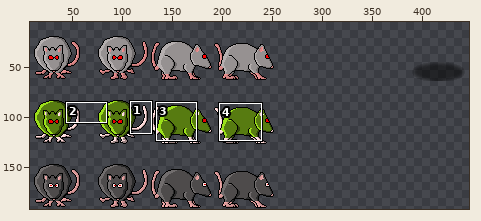
Two versions of one sprite sheet, media/rat.png. The first picture is a wide view before the edit; the outline marks the close-up.
Close-up. Before the commit:
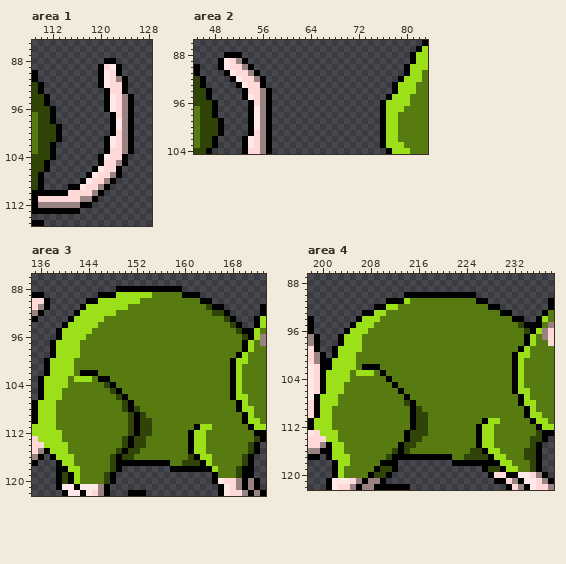
The file is 576x192 pixels. Pixels under 10% opacity are left out. Colours within 5 levels of each other are drawn and written as one. Shown: area 1: x 109..128, y 85..115; area 2: x 45..83, y 86..104; area 3: x 135..173, y 86..122; area 4: x 198..238, y 87..122. The wide view leaves out empty margins. The commit also changed other parts of the picture, which this record leaves out.
Now the later version:
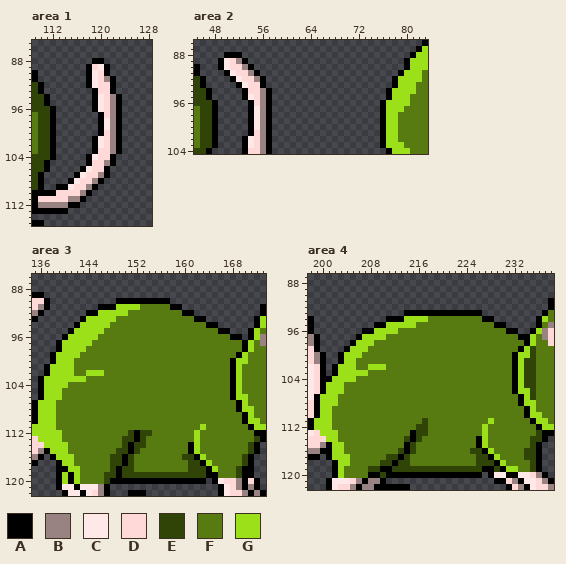
Palette (. is transparent): A #000000  B #998282  C #ffe8e8  D #ffd8d8  E #304408  F #577b11  G #9ce01a
Difference:
Changed rows in their new state; - is an unchanged pixel.
Area 1:
first column x 112:
 88 -------AA..---
 89 ------ADCA..--
 90 ------ACDA..--
 91 ------ACDBA..-
 92 ------ACDDA..-
 93 -------ADDA..-
 94 -------ACDBA..
 95 -------ACDBA..
 96 -------ACDBA..
 97 --------ADBA..
 98 --------ACBA..
 99 A.------ACBA..
100 A.------ADBA..
101 A.-----ACDBA..
102 -------ACDBA..
103 -------ADDBA..
104 ------ACDDA..-
105 ------ADDBA..-
106 -----ACDDA..--
107 ----ACDDBA..--
108 ---ACDDBA..---
109 -AACDDBA..----
110 -DD--BA..-----
111 ---BBA..------
112 ---AA..-------
113 ---..---------
Area 2:
first column x 77:
 89 ---AG
 91 --AG-
 92 -AG--
 94 AG---
first column x 48:
 99 A.
100 A.
101 A.
Area 3:
first column x 137:
 88 ------------...........------------
 89 ---------.................---------
 90 -------.....AAAAAAAAA.......-------
 91 ------...AAA--GG-----AA.......-----
 92 -----..AA---GG---------AA......----
 93 ----..A---GG-------------AA.....---
 94 ---..A---GG----------------AA....--
 95 --..A---GG-------------------AA...-
 96 --.A---GG----------------------AA.-
 97 -.A---GG---------------------------
 98 -.A---G----------------------------
100 .A---------------------------------
102 ------FGGG-------------------------
103 ----G--F-FF------------------------
104 ----------FF-----------------------
105 -----------FF----------------------
106 ------------FF---------------------
107 -------------FF--------------------
108 -------------FFF-------------------
109 --------------FFF------------------
110 --------------FFFF-----------------
111 --------------FFFF-------F-F-------
112 ------------------------F-F--------
113 --------------EA--------F-F--------
114 --------------------------F--------
115 -------------EA-----------F--------
116 ------------EA---------E---F-------
117 ------------E-EFFFFFF--F-----------
118 -------------EEFFFFFFFFFEEE--------
119 ---G-------EAEEEEEEEEEEEEEEA-------
120 ---G--------AAAAAAAAAAAAAAA-------D
Area 4:
first column x 201:
 90 -------------............----------
 91 ----------.................--------
 92 --------.....................------
 93 ------.......AAAAAAAAAAAAA.....----
 94 -----.....AAAGGGG---------AA.....--
 95 ----....AAGGGGG-------------AA.....
 96 ---...AAGGGG------------------AA..-
 97 --...AGGGG----------------------A--
 98 --..A-GG---------------------------
 99 -..A--G---------------------------E
100 -.A--G----------------------------E
101 ..A------------------------------EE
102 .A----FGGG-----------------------EE
103 .A--G--F-F-----------------------EE
104 A---G-----F----------------------EE
105 -----------F---------------------EE
106 ------------F---------------------E
107 -------------F--------------------E
108 -------------FF--------------------
109 --------------FF-------------------
110 --------------FFF------------------
111 --------------FF----------F-F------
112 --------------F----------F-F-------
113 -------------FA----------F-F-------
114 -------------EA------------F-------
115 ------------FA-------------F-------
116 -----------FEAE-------------F------
117 -----------E-EFFFFFFF--FF----F-----
118 ---------EE-EEFFFFFFFFFFFEEE--F----
119 -------EEAAEEEEEEEEEEEEEEE-A-------
120 --------A--AAAAAAAAAAAAAAA--CC-----
Boxes around the changes in both close-ups, in picture pixels (x1, y1, x2, y2):
changed: (50, 58, 134, 214)
changed: (386, 58, 416, 94)
changed: (212, 118, 224, 136)
changed: (44, 286, 248, 484)
changed: (248, 478, 254, 484)
changed: (326, 292, 536, 478)
